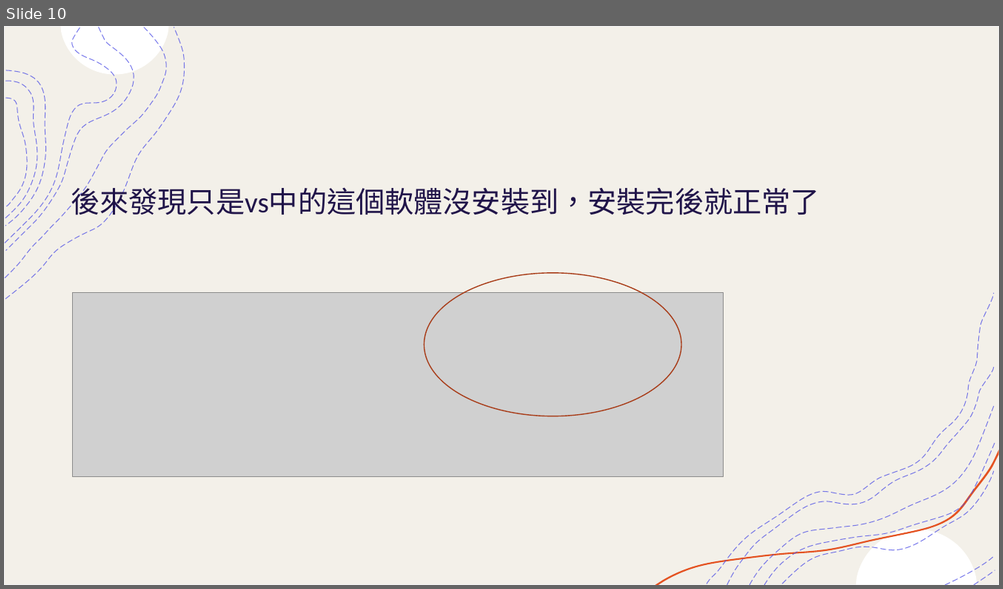
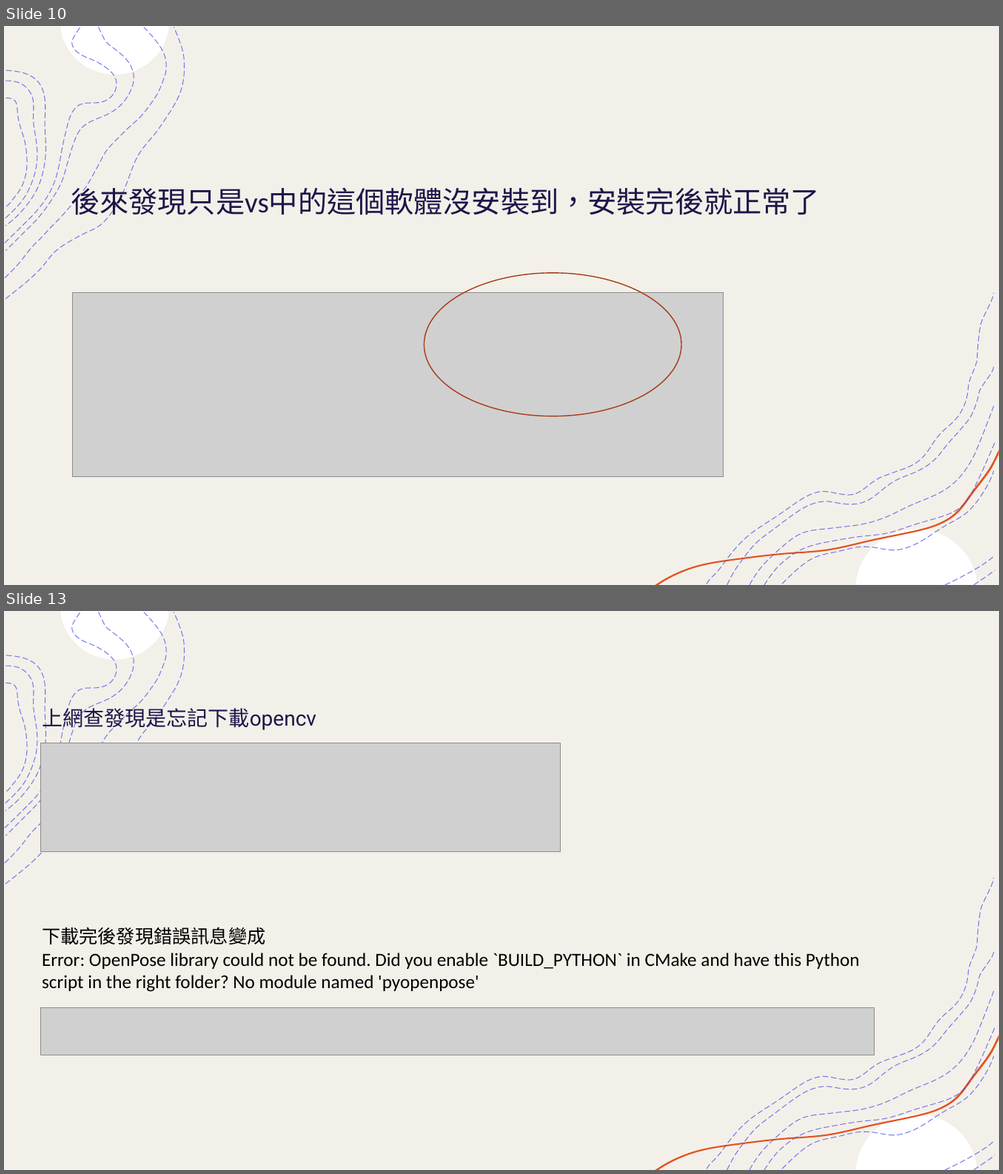
Before and after one commit to mizulun/seatpose-system, a slide deck: 下肢重訓姿勢矯正輔助系統十二周簡報.pptx. Shown one above the other, each under a label of ours: slide 10 before the commit, slides 10 and 13 after it; the slides between them are not shown. The pictures are 1003x589 and 1003x1174 pixels, drawn with LibreOffice and Linux fonts; fonts in the diff are those of the drawing; grey boxes stand for pictures. Boxes give left, top, right and bottom in pixels: in the first picture for what was removed or moved away, otherwise in the second. Text is boxed around its words. In the diff, an @@ line names an element or a change of style, - is before the commit and + after.

```diff
--- a/下肢重訓姿勢矯正輔助系統十二周簡報.pptx
+++ b/下肢重訓姿勢矯正輔助系統十二周簡報.pptx
@@ slide 13 added at (4,611,999,1170), background #FFFFFF; not listed: 18 template elements that a slide beside it also shows @@
@@ title added at (42,705,316,732), 20 pt, text #201449 @@
+上網查發現是忘記下載opencv
@@ picture added at (40,743,560,852) @@
@@ text added at (42,927,859,992), 18 pt, text #000000 @@
+下載完後發現錯誤訊息變成
+Error: OpenPose library could not be found. Did you enable `BUILD_PYTHON` in CMake and have this Python
+script in the right folder? No module named 'pyopenpose'
@@ picture added at (40,1008,874,1056) @@
```
Also in this commit, not shown: 4 other slides added, 1 slide removed.
